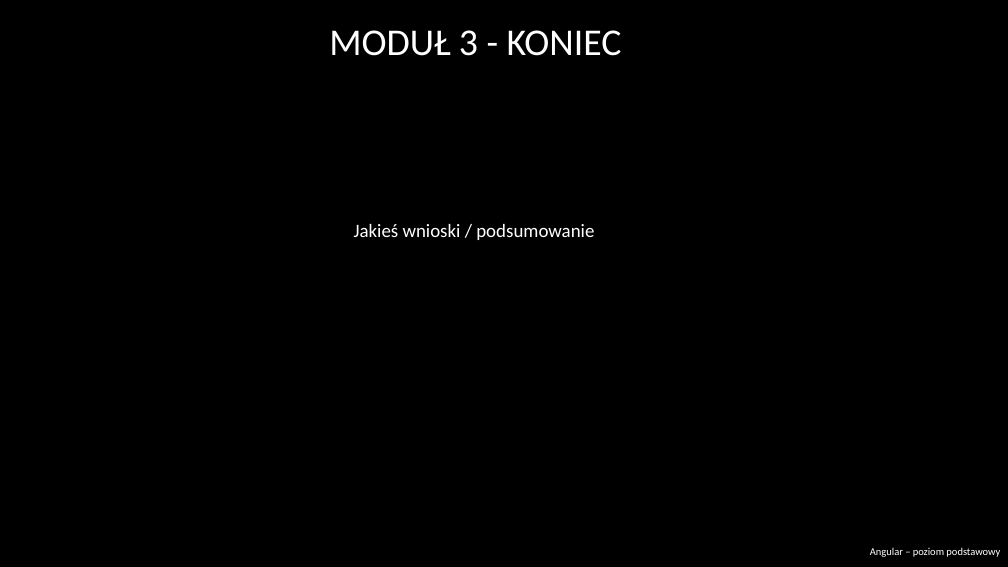
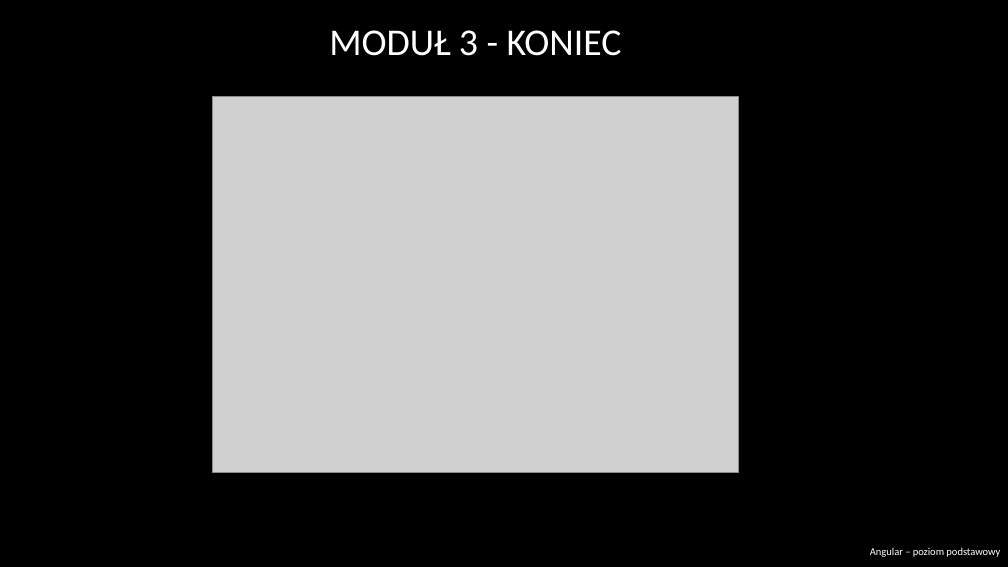
Before and after one commit to RafalSzczuka/angular-course-pfr, a slide deck: slide 40 of prezentacja/Angular beginner.pptx (slide 44 before the commit). Drawn at 1008x567 pixels with LibreOffice and Linux fonts; fonts in the diff are those of the drawing; grey boxes stand for pictures; background and template pictures are left out. Boxes give left, top, right and bottom in pixels: in the first picture for what was removed or moved away, otherwise in the second. Text is boxed around its words. In the diff, an @@ line names an element or a change of style, - is before the commit and + after.

```diff
--- a/prezentacja/Angular beginner.pptx
+++ b/prezentacja/Angular beginner.pptx
@@ picture added at (212, 97, 738, 472) @@
@@ text removed at (354, 224, 594, 240) @@
-Jakieś wnioski / podsumowanie
```
Also in this commit, not shown: 22 other slides changed, 2 slides added, 5 slides removed.
